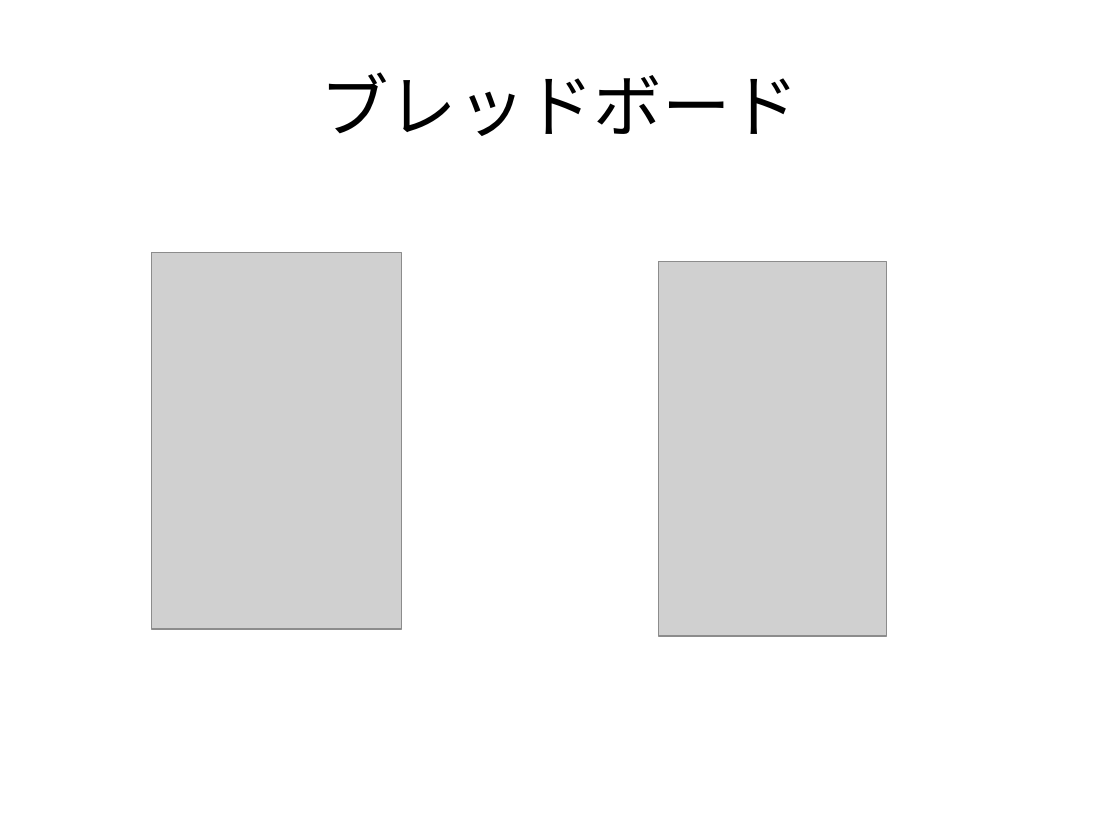
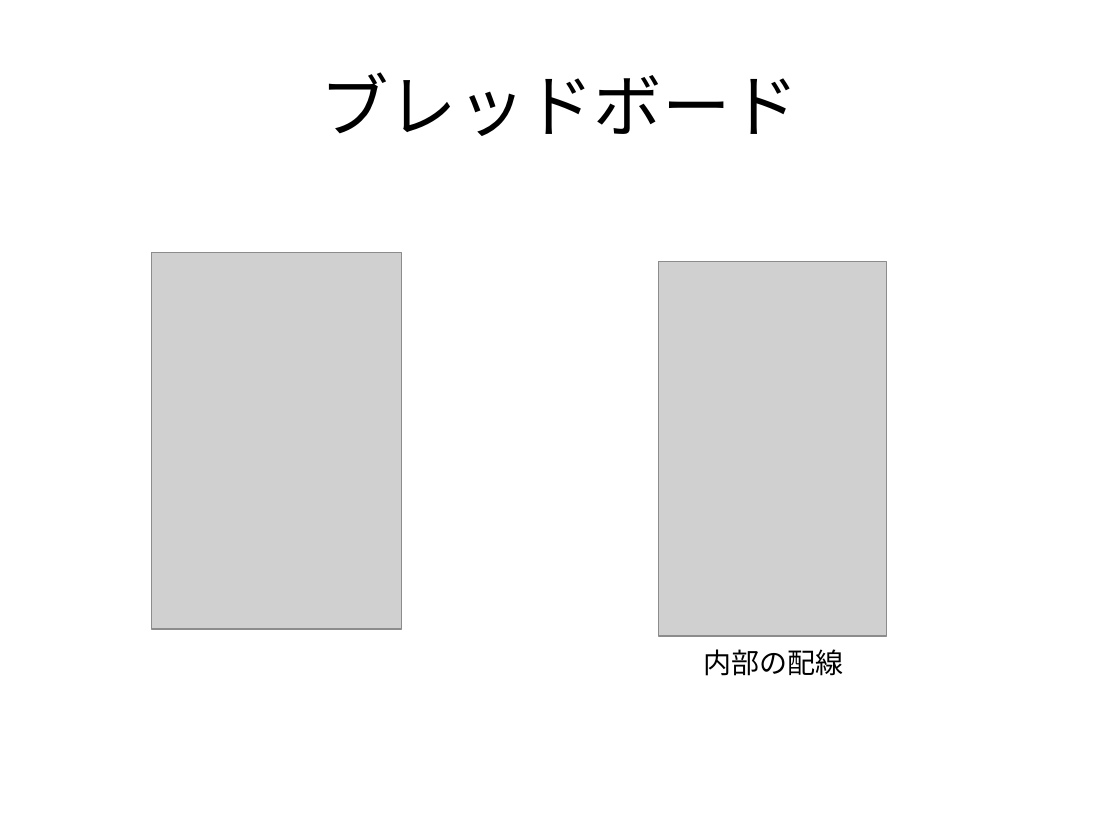
Before and after one commit to magoroku15/OpenAccessoryDemo, a slide deck: slide 6 of Doc/poorman's adk.pptx (slide 7 before the commit). Drawn at 1120x840 pixels with LibreOffice and Linux fonts; fonts in the diff are those of the drawing; grey boxes stand for pictures. Boxes give left, top, right and bottom in pixels: in the first picture for what was removed or moved away, otherwise in the second. Text is boxed around its words. In the diff, an @@ line names an element or a change of style, - is before the commit and + after.

```diff
--- a/Doc/poorman's adk.pptx
+++ b/Doc/poorman's adk.pptx
@@ text added at [703,649,843,676], 18 pt, text #000000 @@
+内部の配線
```
Also in this commit, not shown: 7 other slides changed, 4 slides added, 1 slide removed.
